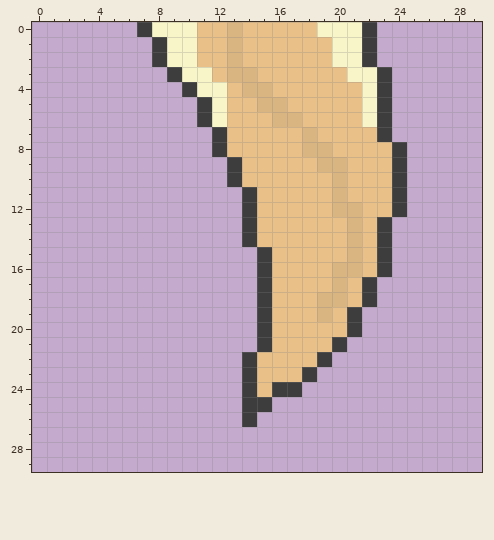
Pixel-art sprite, stored at images/tip_bottom_2.png. This is how it looked before the edit.
The file is 30x30 pixels.
After:
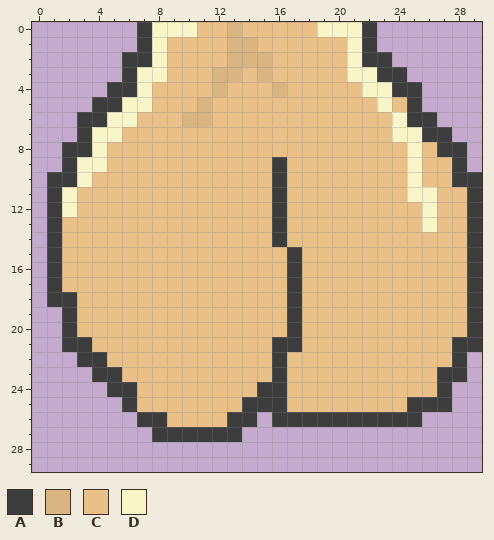
Palette (. is transparent): A #3d3d3d  B #d9b582  C #e9c188  D #f8f5c8
Changes in this commit:
@@ x 0..29 @@
  0 .......ADDDCCBCCCCCDDDA.......
- 1 ........ADDCCBCCCCCCDDA.......
- 2 ........ADDCCBCCCCCCDDA.......
- 3 .........ADDCBBCCCCCCDDA......
- 4 ..........ADDCBBCCCCCCDA......
- 5 ...........ADCCBBCCCCCDA......
- 6 ...........ADCCCBBCCCCDA......
- 7 ............ACCCCCBCCCCA......
- 8 ............ACCCCCBBCCCCA.....
- 9 .............ACCCCCBBCCCA.....
-10 .............ACCCCCCBCCCA.....
-11 ..............ACCCCCBCCCA.....
-12 ..............ACCCCCBBCCA.....
-13 ..............ACCCCCCBCA......
-14 ..............ACCCCCCBCA......
-15 ...............ACCCCCBCA......
-16 ...............ACCCCBBCA......
-17 ...............ACCCCBCA.......
-18 ...............ACCCBBCA.......
-19 ...............ACCCBCA........
-20 ...............ACCCCCA........
-21 ...............ACCCCA.........
-22 ..............ACCCCA..........
-23 ..............ACCCA...........
-24 ..............ACAA............
-25 ..............AA..............
-26 ..............A...............
-27 ..............................
+ 1 .......ADCCCCBBCCCCCCDA.......
+ 2 ......AADCCCCBBBCCCCCDAA......
+ 3 ......ADDCCCBBCBCCCCCDDAA.....
+ 4 .....AADCCCCBCCCBCCCCCDDAA....
+ 5 ....AADDCCCBCCCCCCCCCCCDCA....
+ 6 ...AADDCCCBBCCCCCCCCCCCCDAA...
+ 7 ...ADDCCCCCCCCCCCCCCCCCCDDAA..
+ 8 ..AADCCCCCCCCCCCCCCCCCCCCDCAA.
+ 9 ..ADDCCCCCCCCCCCACCCCCCCCDCCA.
+10 .AADCCCCCCCCCCCCACCCCCCCCDCCAA
+11 .ADCCCCCCCCCCCCCACCCCCCCCDDCCA
+12 .ADCCCCCCCCCCCCCACCCCCCCCCDCCA
+13 .ACCCCCCCCCCCCCCACCCCCCCCCDCCA
+14 .ACCCCCCCCCCCCCCACCCCCCCCCCCCA
+15 .ACCCCCCCCCCCCCCCACCCCCCCCCCCA
+16 .ACCCCCCCCCCCCCCCACCCCCCCCCCCA
+17 .ACCCCCCCCCCCCCCCACCCCCCCCCCCA
+18 .AACCCCCCCCCCCCCCACCCCCCCCCCCA
+19 ..ACCCCCCCCCCCCCCACCCCCCCCCCCA
+20 ..ACCCCCCCCCCCCCCACCCCCCCCCCCA
+21 ..AACCCCCCCCCCCCAACCCCCCCCCCAA
+22 ...AACCCCCCCCCCCACCCCCCCCCCCA.
+23 ....AACCCCCCCCCCACCCCCCCCCCAA.
+24 .....AACCCCCCCCAACCCCCCCCCCA..
+25 ......ACCCCCCCAAACCCCCCCCAAA..
+26 .......AACCCCAA.AAAAAAAAAA....
+27 ........AAAAAA................
 28 ..............................
Boxes around the changes in both pictures, in picture pixels (x1, y1, x2, y2):
changed: (47, 37, 482, 442)
